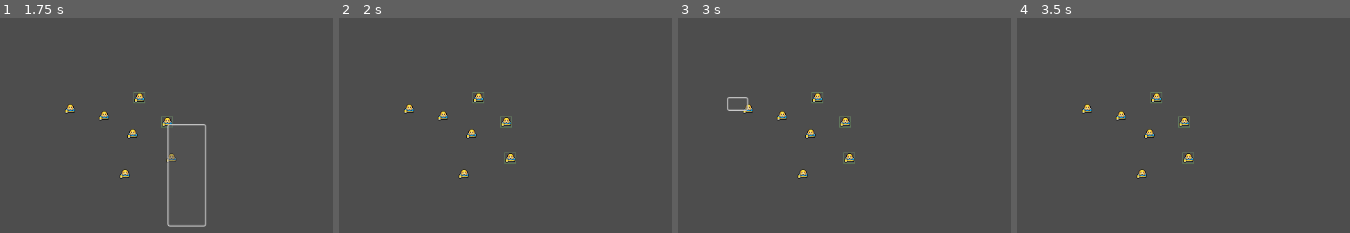
Above: before the commit, frames 1-4 (left to right).
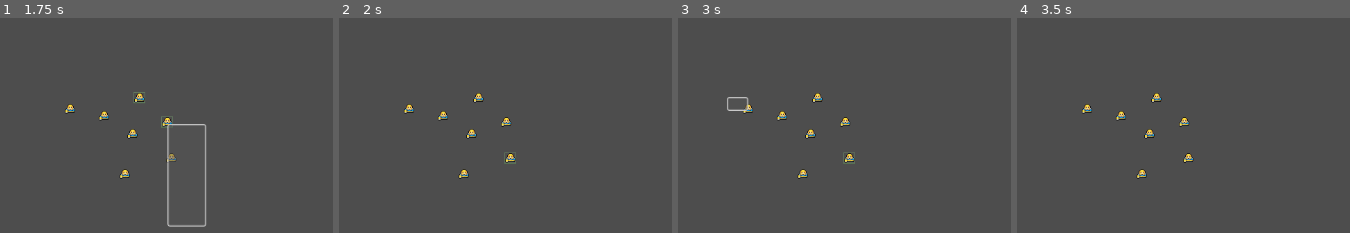
Above: after the commit, the same moments.

Repository: Nordtwig/project-kumquat
Game: Godot game, scene res://world.tscn
Same seed, same stepped clock (60 frames per second), same inputs: the game is played once before the commit and once after it.
Inputs (mouse positions are in pixels of both pictures, inside the frame that each line leads up to):
- Up to frame 1 (1.75 s): tap Enter at 0.5 s; drag from (133, 136) to (326, 37) at 0.52 s; drag from (166, 123) to (206, 226) at 1.27 s
- Up to frame 2 (2 s): no input
- Up to frame 3 (3 s): move the mouse to (817, 99) at 2.02 s; click (817, 99) at 2.1 s; tap Space at 2.75 s; drag from (747, 110) to (684, 69) at 2.77 s
- Up to frame 4 (3.5 s): no input

Frame 1 is identical in both runs. In frame 2, 0.1% of the frame differs, in the area x 39-52%, y 34-52%; in frame 3, 0.1%; in frame 4, 0.2%, in the area x 39-54%, y 34-68%.

Commit message:
add deselect unit logic

Diff:
--- a/world.gd
+++ b/world.gd
@@ -27,5 +27,7 @@
 	area.append(Vector2(min(start.x, end.x), min(start.y, end.y)))
 	area.append(Vector2(max(start.x, end.x), max(start.y, end.y)))
 	var ut  = get_units_in_area(area)
+	for u in units:
+		u.set_selected(false)
 	for u in ut:
 		u.set_selected(!u.selected)
